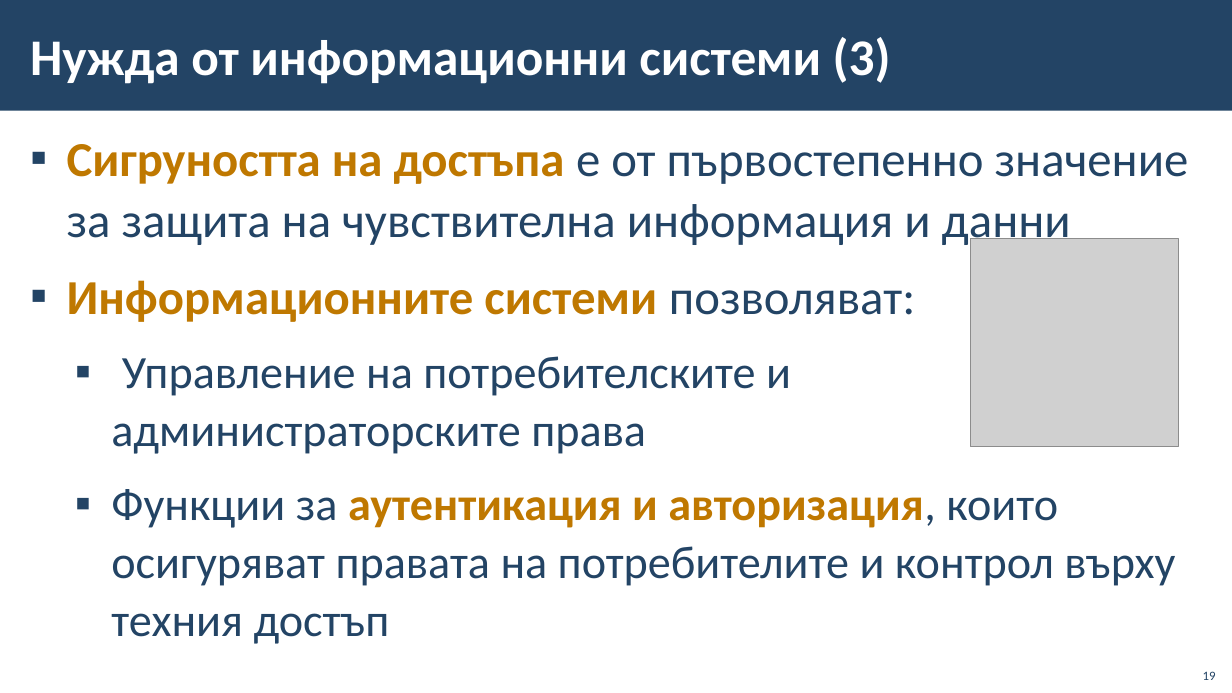
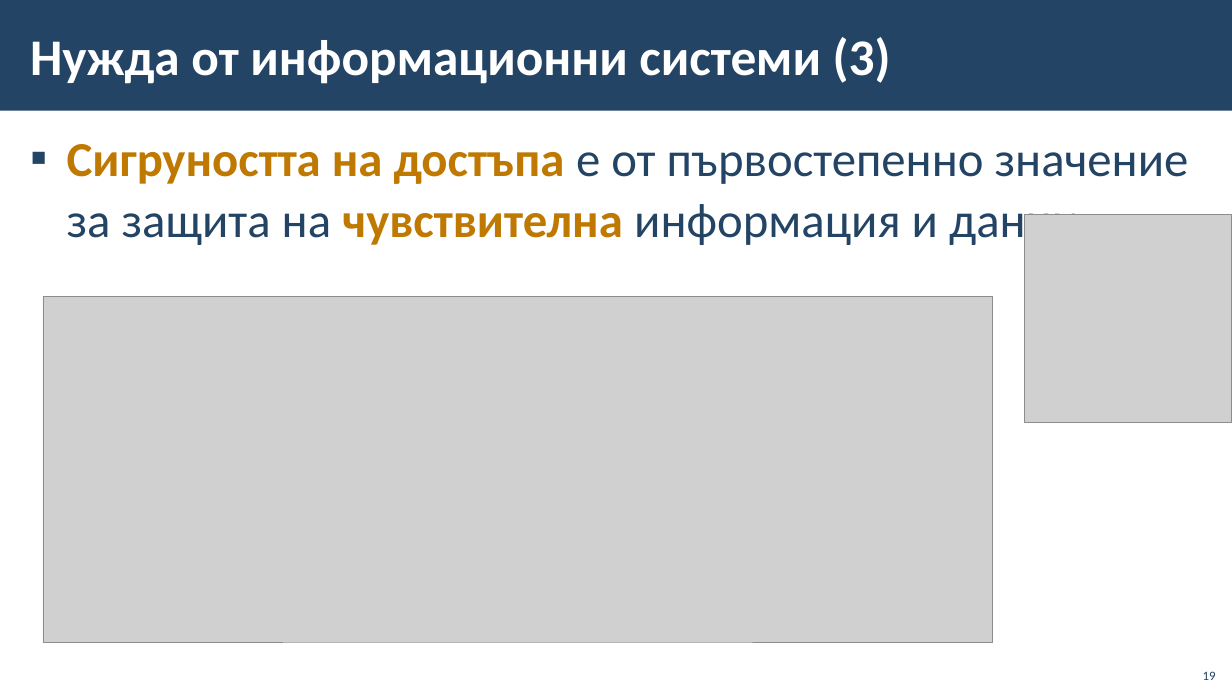
Before and after one commit to BG-IT-Edu/School-Programming, a slide deck: slide 19 of Courses/Software-Sciences/Module-3-Databases-New/01-IT-Systems/01-IT-Systems.pptx. Drawn at 1232x693 pixels with LibreOffice and Linux fonts; fonts in the diff are those of the drawing; grey boxes stand for pictures; background and template pictures are left out. Boxes give left, top, right and bottom in pixels: in the first picture for what was removed or moved away, otherwise in the second. Text is boxed around its words. In the diff, an @@ line names an element or a change of style, - is before the commit and + after.

```diff
--- a/Courses/Software-Sciences/Module-3-Databases-New/01-IT-Systems/01-IT-Systems.pptx
+++ b/Courses/Software-Sciences/Module-3-Databases-New/01-IT-Systems/01-IT-Systems.pptx
@@ text "Сигруността на достъпа е от ..." at (67,144,1189,249): text colour #234465 to #BF7800, bold on in "чувствителна" @@
@@ picture: place and size @@
-picture at (970,238,1178,446)
+picture at (1024,214,1232,422)
@@ picture added at (43,297,993,642) @@
@@ text at (67,280,1175,644): paragraphs removed @@
-▪ Информационните системи позволяват:
-  ▪ Управление на потребителските и администраторските права
-  ▪ Функции за аутентикация и авторизация, които осигуряват правата на потребителите и контрол върху техния достъп
```
Also in this commit, not shown: 5 other slides changed, 2 slides added.
